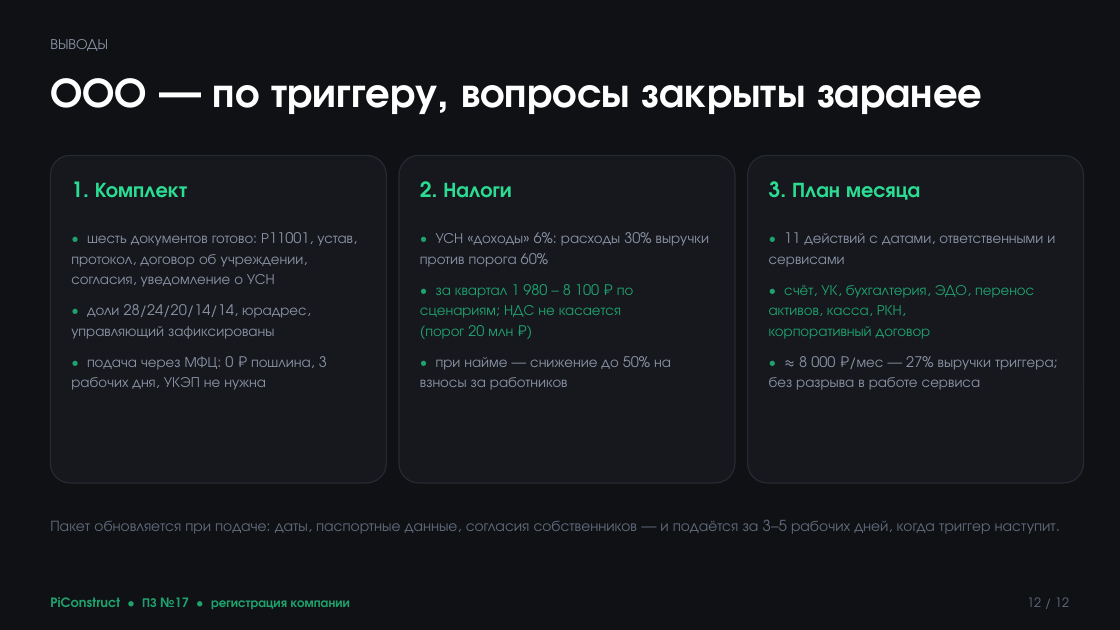
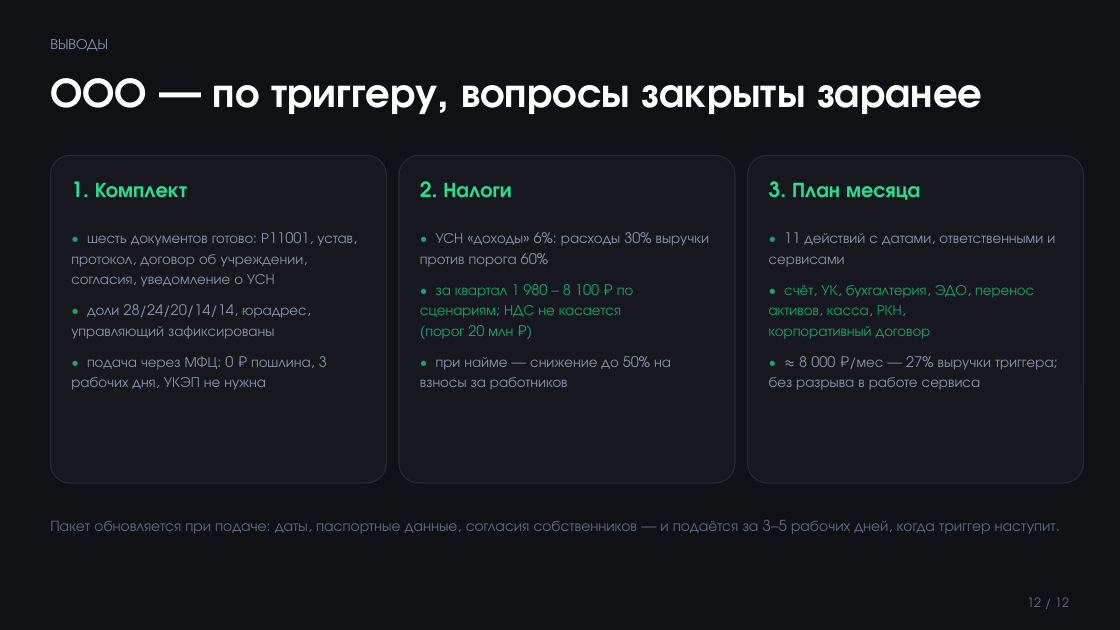
Before and after one commit to Eaglet12IQ/startup-team-1, a slide deck: slide 12 of READMEs/sem_7/week9/attachments/PiConstruct_Регистрация_ООО.pptx. Drawn at 1120x630 pixels with LibreOffice and Linux fonts; fonts in the diff are those of the drawing. Boxes give left, top, right and bottom in pixels: in the first picture for what was removed or moved away, otherwise in the second. Text is boxed around its words. In the diff, an @@ line names an element or a change of style, - is before the commit and + after.

```diff
--- a/READMEs/sem_7/week9/attachments/PiConstruct_Регистрация_ООО.pptx
+++ b/READMEs/sem_7/week9/attachments/PiConstruct_Регистрация_ООО.pptx
@@ text removed at [50, 597, 350, 609] @@
-PiConstruct • ПЗ №17 • регистрация компании
```
Also in this commit, not shown: 11 other slides changed, 12 other files.
